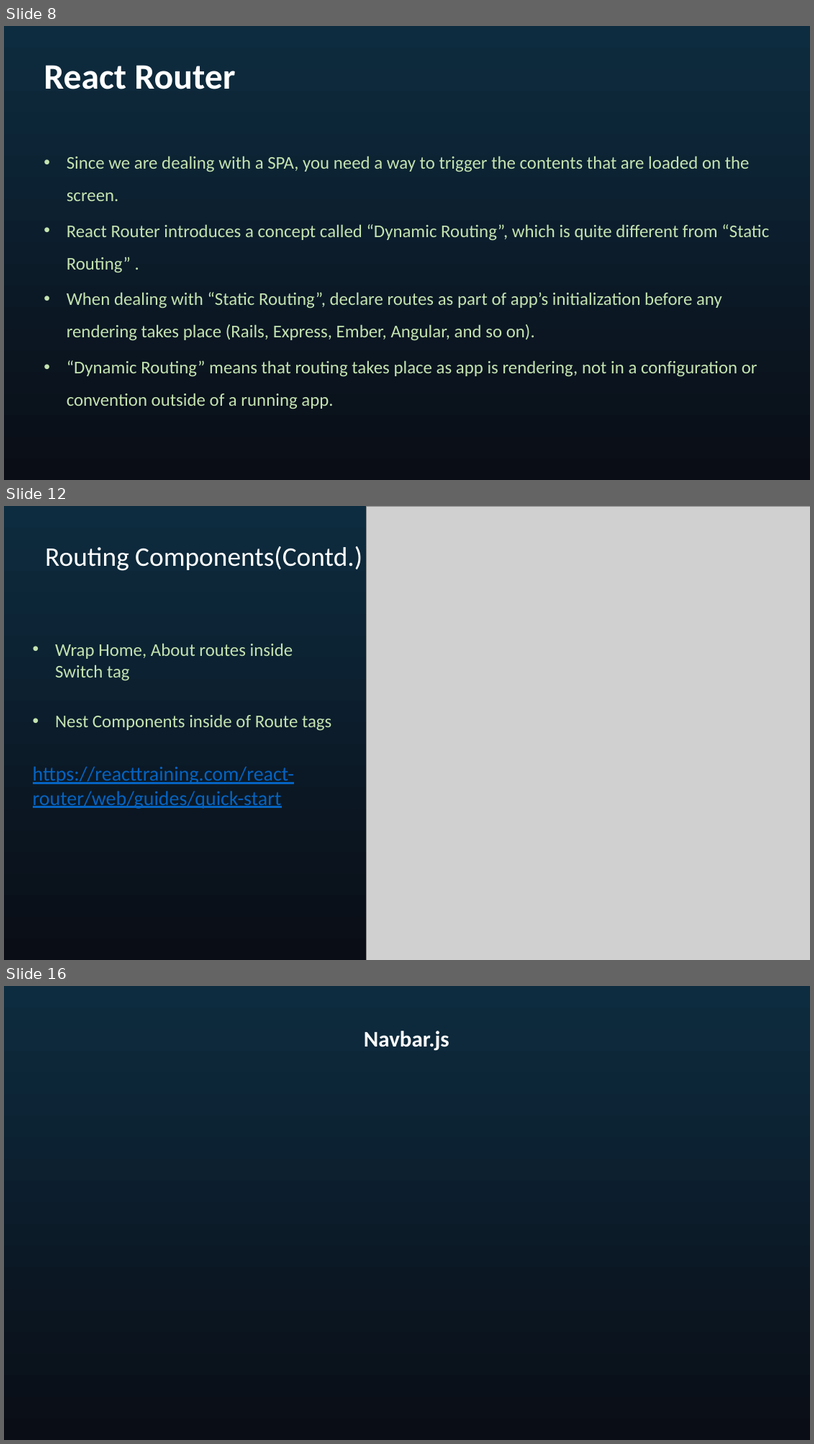
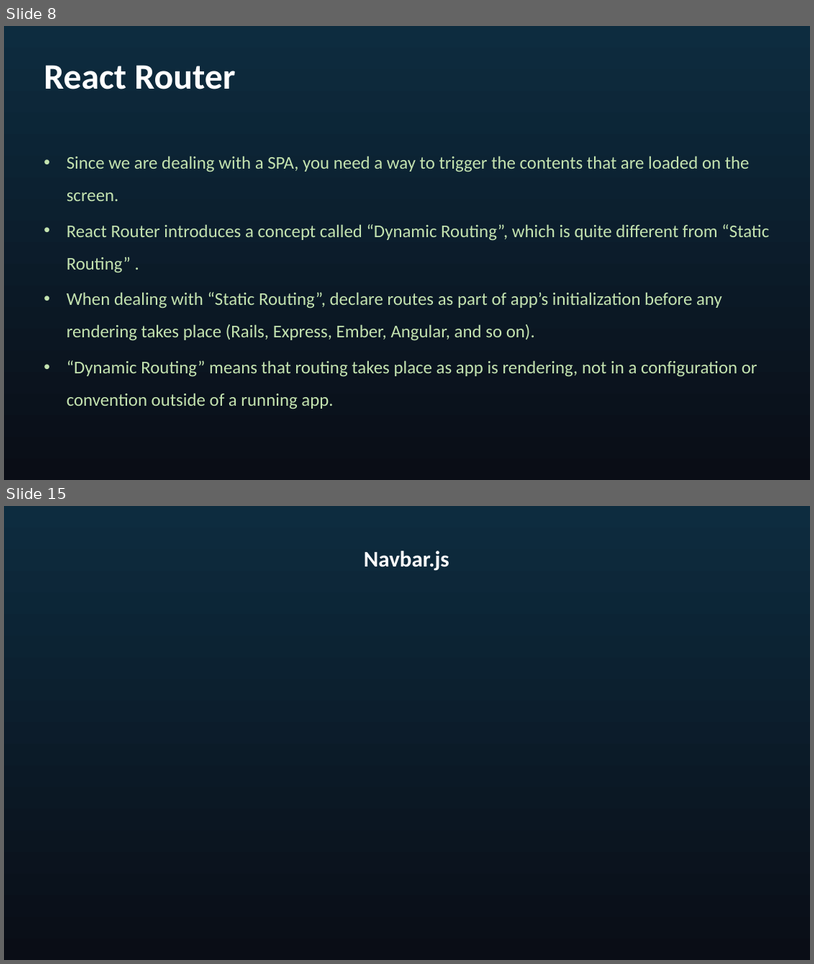
Before and after one commit to seblechernet/PowerPoint-Decks, a slide deck: 04 React Routing, Component Lifecycle Methods.pptx. Shown one above the other, each under a label of ours: slides 8, 12 and 16 before the commit, slides 8 and 15 after it; the slides between them are not shown. The pictures are 814x1444 and 814x964 pixels, drawn with LibreOffice and Linux fonts; fonts in the diff are those of the drawing; grey boxes stand for pictures; background and template pictures are left out. Boxes give left, top, right and bottom in pixels: in the first picture for what was removed or moved away, otherwise in the second. Text is boxed around its words. In the diff, an @@ line names an element or a change of style, - is before the commit and + after.

```diff
--- a/04 React Routing, Component Lifecycle Methods.pptx
+++ b/04 React Routing, Component Lifecycle Methods.pptx
@@ slide 12 removed at box(4, 506, 810, 960), background gradient #0D2C3F to #0A0D16 @@
@@ picture removed at box(367, 506, 810, 960) @@
@@ text removed at box(45, 546, 363, 571) @@
-Routing Components(Contd.)
@@ text removed at box(33, 643, 332, 808) @@
-• Wrap Home, About routes inside Switch tag
-• Nest Components inside of Route tags
-https://reacttraining.com/react-router/web/guides/quick-start
@@ what was slide 16 is now slide 15 @@
```
Also in this commit, not shown: 7 slides changed, 11 slides added, 1 other slide removed.
